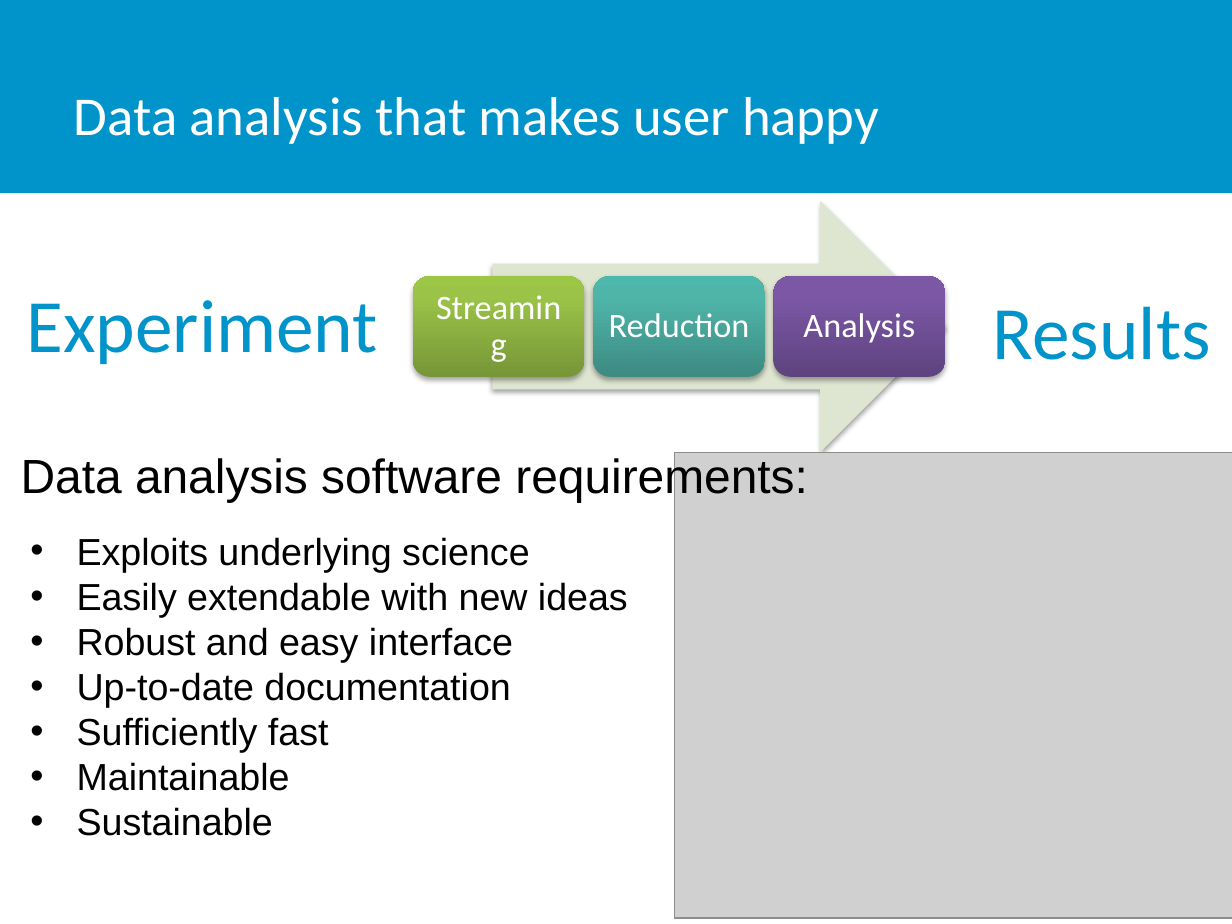
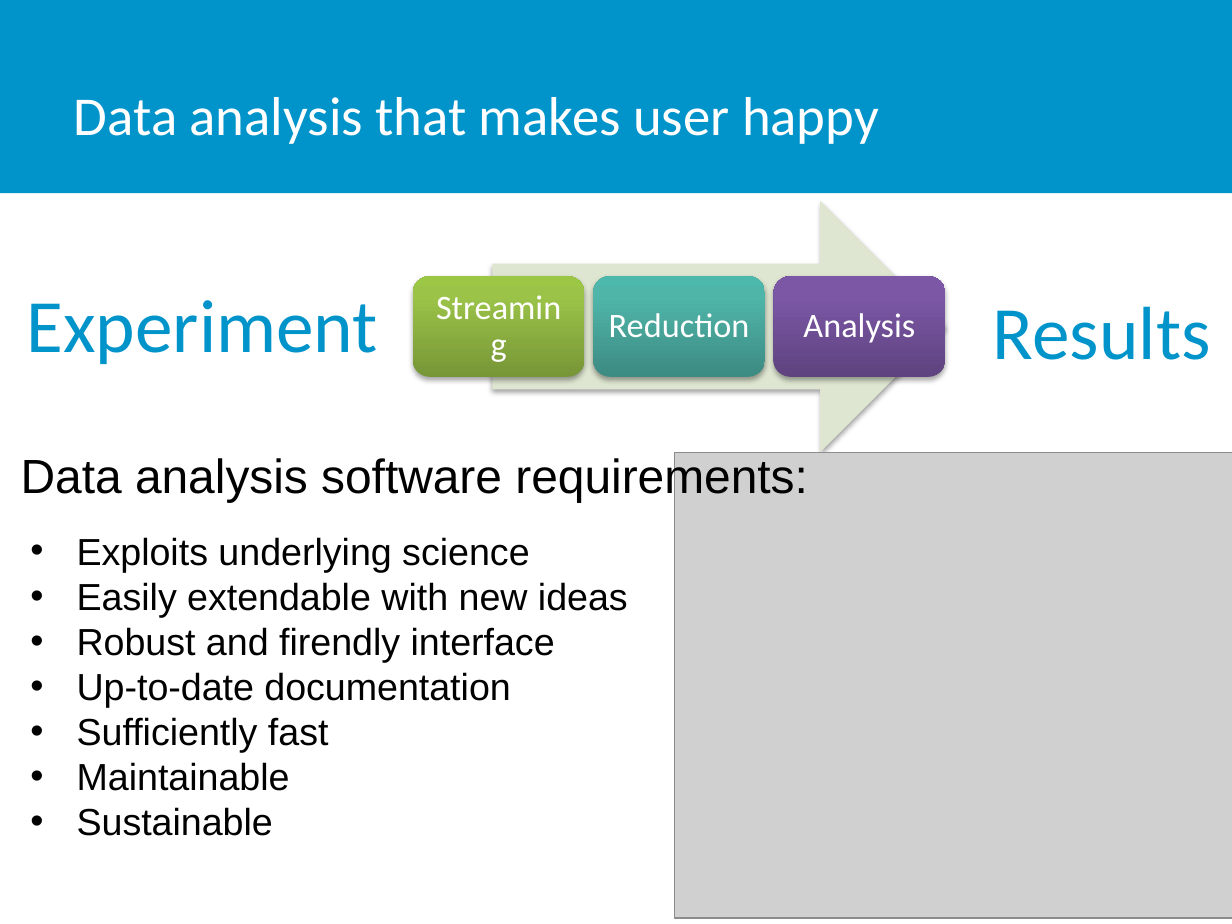
Before and after one commit to SasView/documents, a slide deck: slide 2 of Presentations/NoBugs-WP/NoBugsReducedSize.pptx. Drawn at 1232x924 pixels with LibreOffice and Linux fonts; fonts in the diff are those of the drawing; grey boxes stand for pictures; background and template pictures are left out. Boxes give left, top, right and bottom in pixels: in the first picture for what was removed or moved away, otherwise in the second. Text is boxed around its words. In the diff, an @@ line names an element or a change of style, - is before the commit and + after.

```diff
--- a/Presentations/NoBugs-WP/NoBugsReducedSize.pptx
+++ b/Presentations/NoBugs-WP/NoBugsReducedSize.pptx
@@ text at (77,627,555,662): text changed @@
-• Robust and easy interface
+• Robust and firendly interface
```
Also in this commit, not shown: 8 other slides changed, 1 other file.
